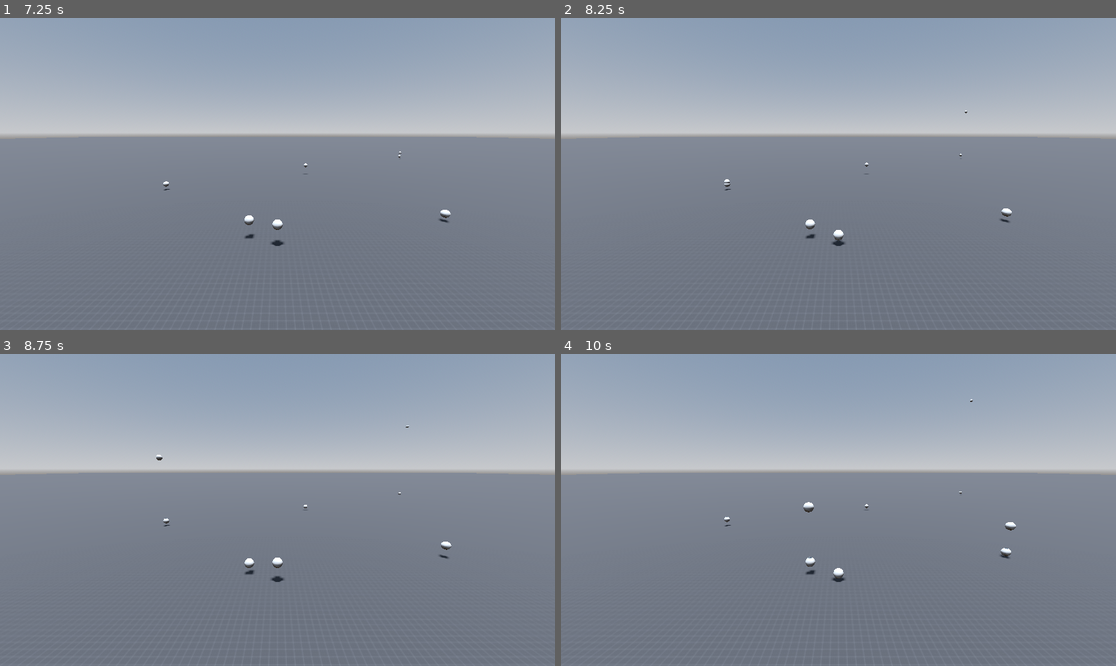
Above: before the commit, frames 1-4 (two rows, left to right).
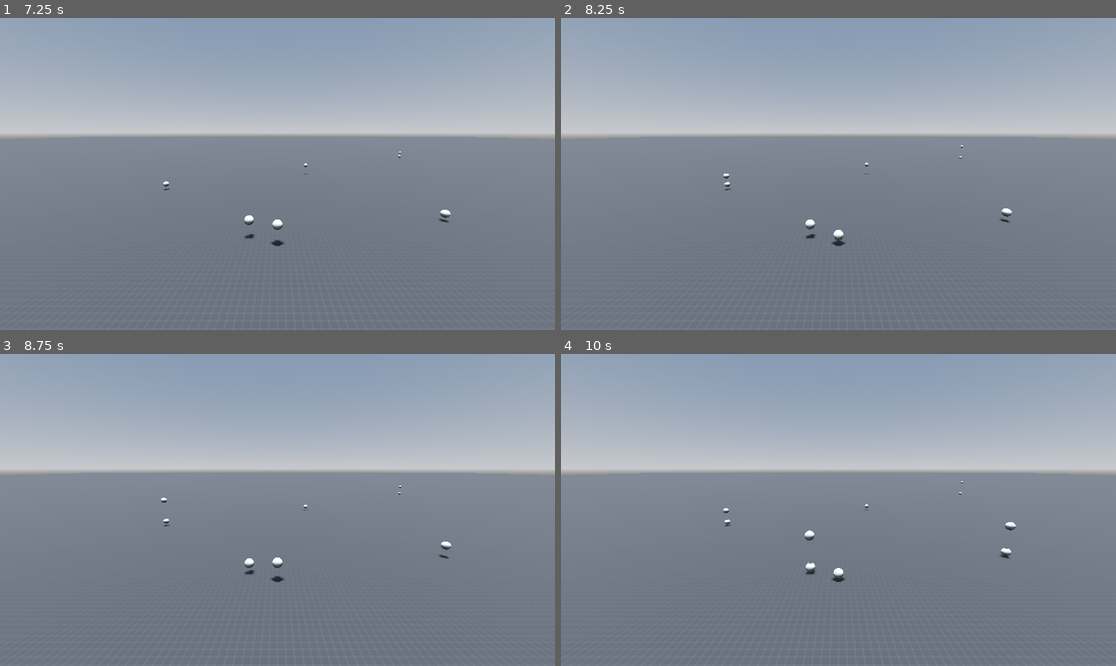
Above: after the commit, the same moments.

Repository: Shuflduf/Ball-Physics
Game: Godot game, scene res://main.tscn
The game is run twice, just before and just after one commit, with the same random seed, the same clock (stepped at 60 frames per second) and the same inputs.
Inputs (mouse positions are in pixels of both pictures, inside the frame that each line leads up to):
- Up to frame 1 (7.25 s): tap Enter at 0.5 s; move the mouse to (399, 158) at 0.52 s; press the mouse at (399, 158) at 0.53 s; tap Space at 1.25 s; move the mouse to (166, 189) at 1.27 s; release the mouse at (166, 189) at 1.28 s; click (166, 189) at 1.35 s; move the mouse to (333, 105) at 2.02 s; press the mouse at (333, 105) at 2.03 s; move the mouse to (249, 236) at 2.77 s; release the mouse at (249, 236) at 2.78 s; click (249, 236) at 2.85 s; move the mouse to (444, 220) at 3.52 s; press the mouse at (444, 220) at 3.53 s; move the mouse to (111, 127) at 4.27 s; release the mouse at (111, 127) at 4.28 s; click (111, 127) at 4.35 s; move the mouse to (305, 174) at 5.02 s; press the mouse at (305, 174) at 5.03 s; move the mouse to (194, 96) at 5.77 s; release the mouse at (194, 96) at 5.78 s; click (194, 96) at 5.85 s; move the mouse to (399, 158) at 6.52 s; press the mouse at (399, 158) at 6.53 s
- Up to frame 2 (8.25 s): move the mouse to (727, 189) at 7.27 s; release the mouse at (727, 189) at 7.28 s; click (727, 189) at 7.35 s; move the mouse to (894, 105) at 8.02 s; press the mouse at (894, 105) at 8.03 s
- Up to frame 3 (8.75 s): no input
- Up to frame 4 (10 s): move the mouse to (810, 572) at 8.77 s; release the mouse at (810, 572) at 8.78 s; click (810, 572) at 8.85 s; move the mouse to (1005, 556) at 9.52 s; press the mouse at (1005, 556) at 9.53 s

Frame 1 is identical in both runs. In frame 2, less than 0.1% of the frame differs, in the area x 29-74%, y 29-55%; in frame 3, less than 0.1%; in frame 4, 0.2%, in the area x 29-75%, y 14-70%.

Commit message:
bounce correctly but only on y for some reason

Diff:
--- a/Main.gd
+++ b/Main.gd
@@ -30,6 +30,8 @@
 			if other_ball == ball:
 				continue
 			if (ball.position - other_ball.position).length() < ball.radius + other_ball.radius:
+				#all_balls.erase(ball)
+				#all_balls.erase(other_ball)
 				report_collision(ball, other_ball)
 
 		ball.position += ball.velocity * delta
@@ -55,5 +57,5 @@
 
 	print(impulse)
 
-	first_ball.velocity += impulse
-	second_ball.velocity -= impulse
+	first_ball.velocity *= impulse
+	second_ball.velocity *= impulse
